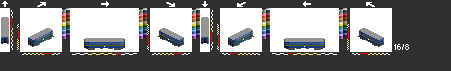
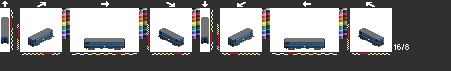
Two versions of the same layered image (451×71). Layer-by-layer changes:
hid "ljp76" over (1, 17, 384, 45)
showed "hfhjc613" over (1, 17, 384, 45)
added layer "clehtj" above "cl" over (1, 17, 384, 49)
hid "cl" over (1, 17, 384, 49)
